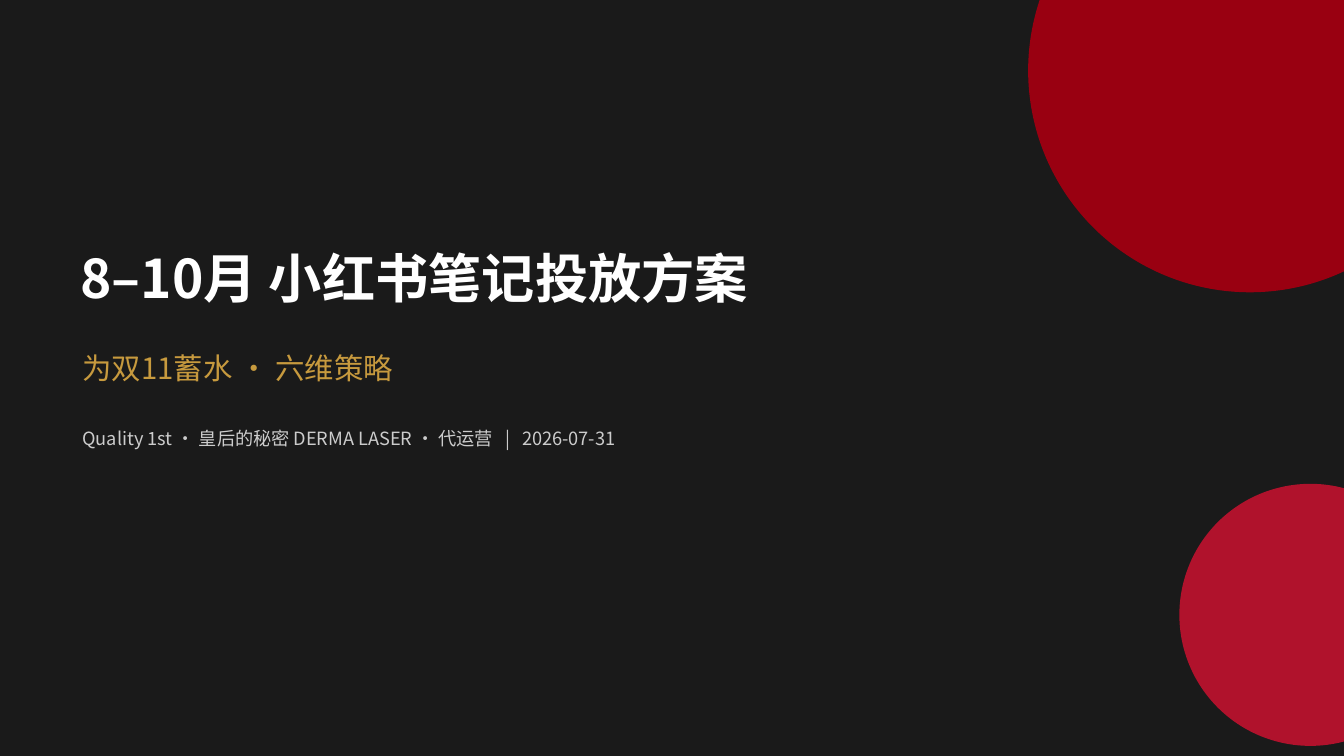
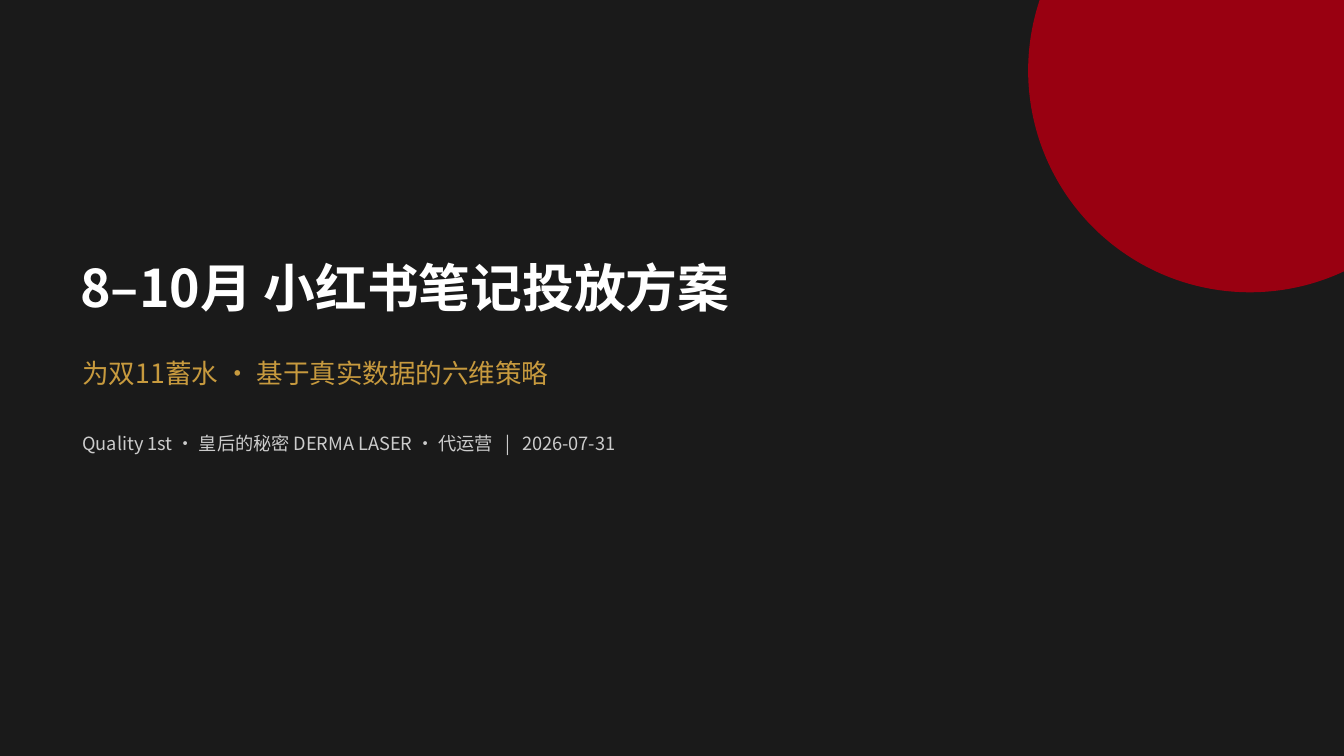
Before and after one commit to caowenwen-boop/-, a slide deck: slide 1 of docs/工作/04-营销推广/代运营-Quality1st/8-10月笔记投放/8-10月小红书笔记投放方案.pptx. Drawn at 1344x756 pixels with LibreOffice and Linux fonts; fonts in the diff are those of the drawing. Boxes give left, top, right and bottom in pixels: in the first picture for what was removed or moved away, otherwise in the second. Text is boxed around its words. In the diff, an @@ line names an element or a change of style, - is before the commit and + after.

```diff
--- a/docs/工作/04-营销推广/代运营-Quality1st/8-10月笔记投放/8-10月小红书笔记投放方案.pptx
+++ b/docs/工作/04-营销推广/代运营-Quality1st/8-10月笔记投放/8-10月小红书笔记投放方案.pptx
@@ text "8–10月 小红书笔记投放方案": place and size @@
-text "8–10月 小红书笔记投放方案" at bbox=[80, 252, 748, 303]
+text "8–10月 小红书笔记投放方案" at bbox=[80, 262, 730, 312]
@@ text "8–10月 小红书笔记投放方案" at bbox=[80, 262, 730, 312]: size 38 to 37 pt @@
@@ text at bbox=[82, 360, 549, 385]: text changed; size 21 to 19 pt @@
-为双11蓄水 · 六维策略
+为双11蓄水 · 基于真实数据的六维策略
@@ text "Quality 1st · 皇后的秘密 DERMA ...": place and size @@
-text "Quality 1st · 皇后的秘密 DERMA ..." at bbox=[82, 429, 615, 449]
+text "Quality 1st · 皇后的秘密 DERMA ..." at bbox=[82, 434, 615, 454]
@@ ellipse removed at bbox=[1180, 484, 1344, 746] @@
```
Also in this commit, not shown: 6 other slides changed, 5 slides added, 4 slides removed, 2 other files.
